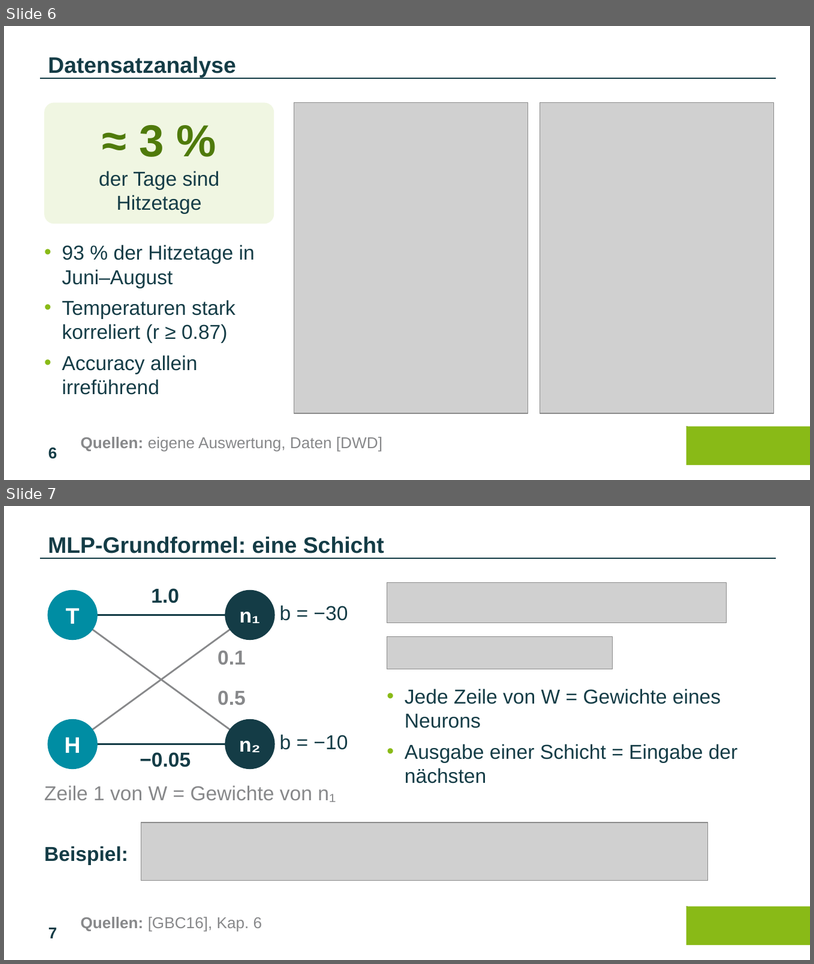
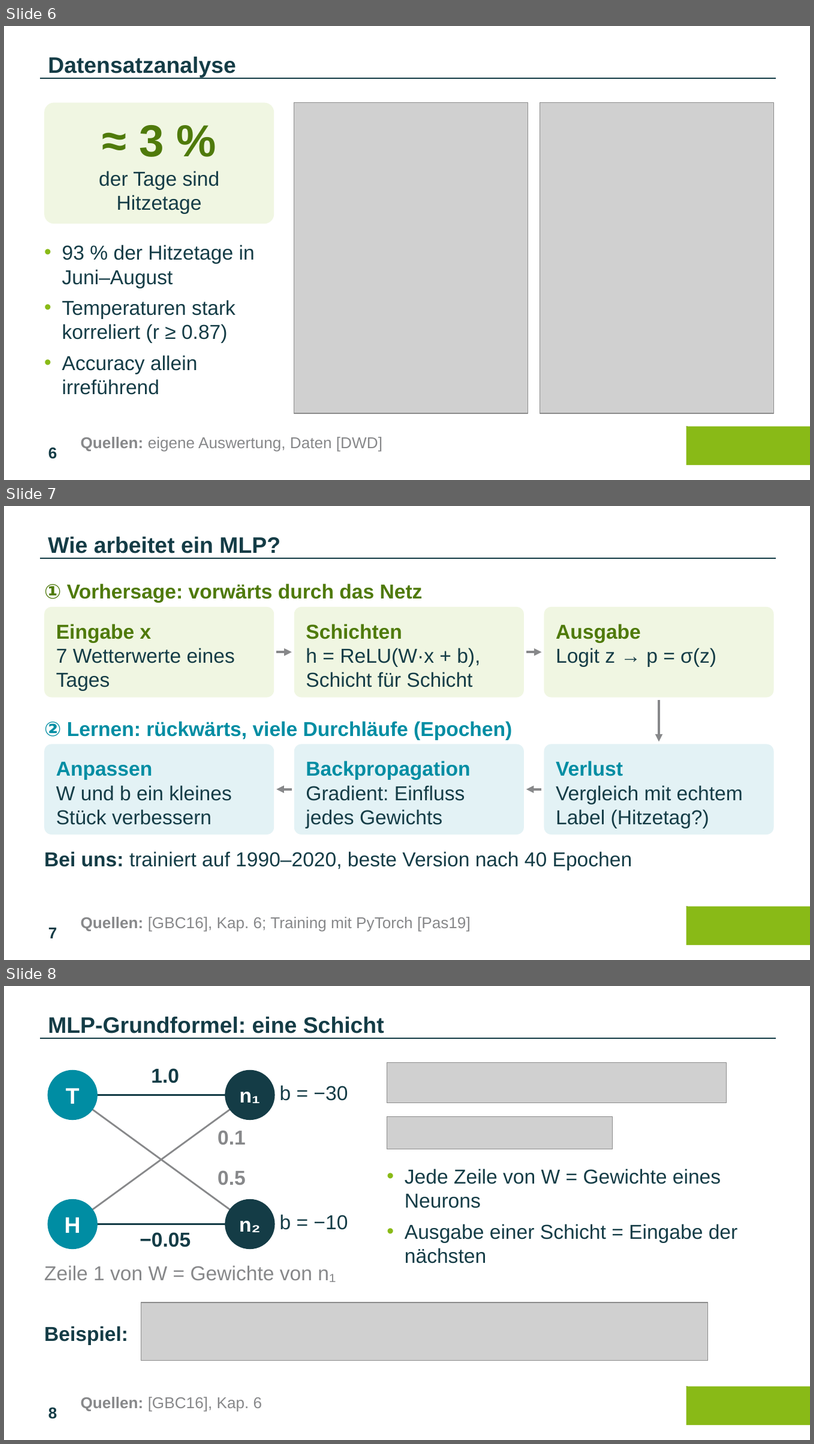
Before and after one commit to amk0098/shapley-mlp-seminar, a slide deck: slides/Shapley_MLP_Vortrag.pptx. Shown one above the other, each under a label of ours: slides 6 and 7 before the commit, slides 6, 7 and 8 after it. The pictures are 814x964 and 814x1444 pixels, drawn with LibreOffice and Linux fonts; fonts in the diff are those of the drawing; grey boxes stand for pictures; background and template pictures are left out. Boxes give left, top, right and bottom in pixels: in the first picture for what was removed or moved away, otherwise in the second. Text is boxed around its words. In the diff, an @@ line names an element or a change of style, - is before the commit and + after.

```diff
--- a/slides/Shapley_MLP_Vortrag.pptx
+++ b/slides/Shapley_MLP_Vortrag.pptx
@@ slide 7 added at (4,506,810,960), background #FFFFFF; not listed: 3 template elements that a slide beside it also shows @@
@@ text added at (48,537,281,553), 20 pt, text #143C46, bold @@
+Wie arbeitet ein MLP?
@@ text added at (44,583,423,602), 18 pt, text #4F7A0B, bold @@
+① Vorhersage: vorwärts durch das Netz
@@ rounded rectangle added at (44,607,274,697), fill #F0F6E2, 18 pt, text #143C46 @@
+Eingabe x
+7 Wetterwerte eines Tages
@@ rounded rectangle added at (294,607,524,697), fill #F0F6E2, 18 pt, text #143C46 @@
+Schichten
+h = ReLU(W·x + b), Schicht für Schicht
@@ rounded rectangle added at (544,607,774,697), fill #F0F6E2, 18 pt, text #143C46 @@
+Ausgabe
+Logit z → p = σ(z)
@@ arrow added from (276, 652) to (292, 652), #87888A 2.25 pt @@
@@ arrow added from (527, 652) to (542, 652), #87888A 2.25 pt @@
@@ arrow added from (659, 700) to (659, 741), #87888A 2.25 pt @@
@@ text added at (44,721,512,739), 18 pt, text #008DA3, bold @@
+② Lernen: rückwärts, viele Durchläufe (Epochen)
@@ rounded rectangle added at (44,744,274,834), fill #E3F2F5, 18 pt, text #143C46 @@
+Anpassen
+W und b ein kleines Stück verbessern
@@ rounded rectangle added at (294,744,524,834), fill #E3F2F5, 18 pt, text #143C46 @@
+Backpropagation
+Gradient: Einfluss jedes Gewichts
@@ rounded rectangle added at (544,744,774,834), fill #E3F2F5, 18 pt, text #143C46 @@
+Verlust
+Vergleich mit echtem Label (Hitzetag?)
@@ arrow added from (292, 789) to (276, 789), #87888A 2.25 pt @@
@@ arrow added from (542, 789) to (527, 789), #87888A 2.25 pt @@
@@ text added at (44,851,633,870), 18 pt, text #143C46 @@
+Bei uns: trainiert auf 1990–2020, beste Version nach 40 Epochen
@@ text added at (81,916,471,931), 14 pt, text #87888A @@
+Quellen: [GBC16], Kap. 6; Training mit PyTorch [Pas19]
@@ what was slide 7 is now slide 8 @@
@@ page number at (48,1407,57,1419): text changed @@
-7
+8
```
Also in this commit, not shown: 2 slides changed, 4 other slides added, 6 other files.
